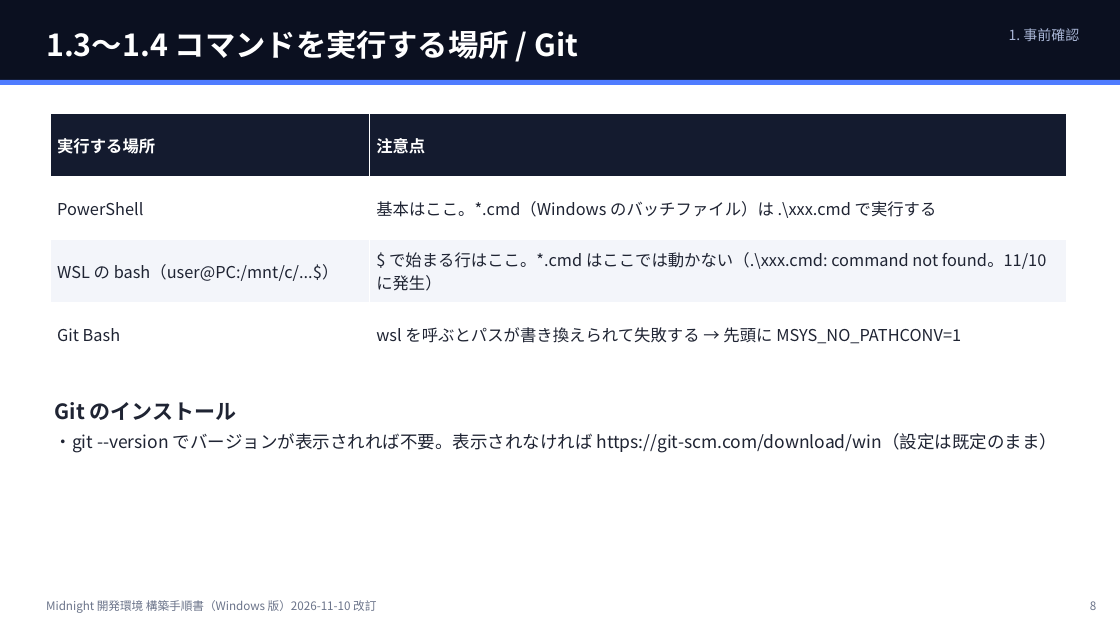
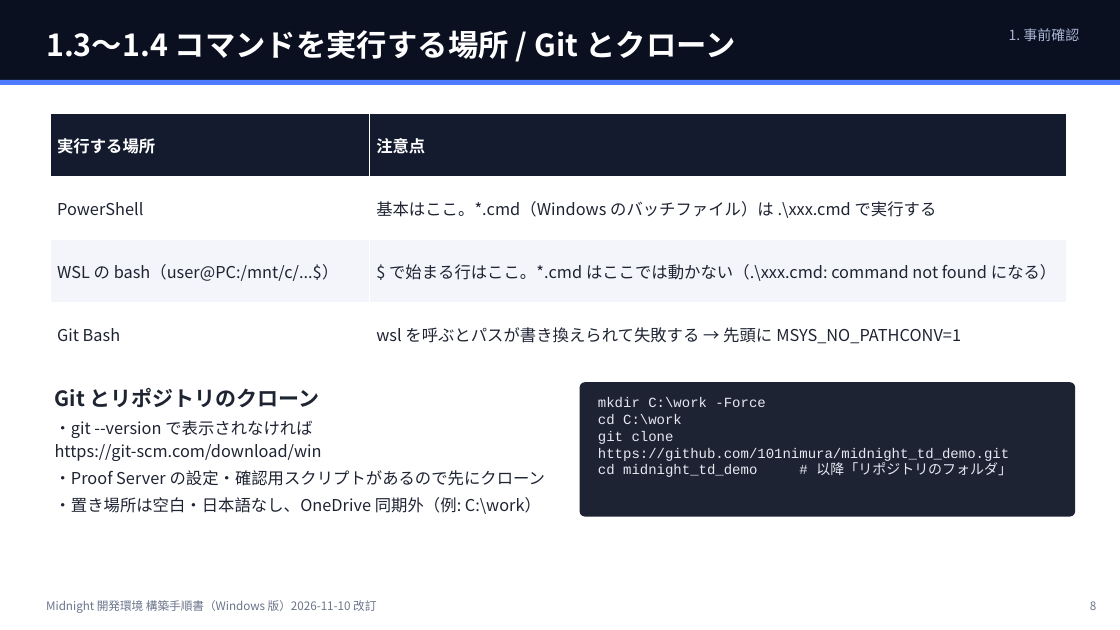
Before and after one commit to 101nimura/midnight_td_demo, a slide deck: slide 8 of docs/SETUP.pptx. Drawn at 1120x630 pixels with LibreOffice and Linux fonts; fonts in the diff are those of the drawing. Boxes give left, top, right and bottom in pixels: in the first picture for what was removed or moved away, otherwise in the second. Text is boxed around its words. In the diff, an @@ line names an element or a change of style, - is before the commit and + after.

```diff
--- a/docs/SETUP.pptx
+++ b/docs/SETUP.pptx
@@ text at box(46, 30, 735, 59): text changed @@
-1.3〜1.4 コマンドを実行する場所 / Git
+1.3〜1.4 コマンドを実行する場所 / Git とクローン
@@ table at box(50, 113, 1067, 365) @@
-row 3, column 2: $ で始まる行はここ。*.cmd はここでは動かない（.\xxx.cmd: command not found。11/10 に発生）
+row 3, column 2: $ で始まる行はここ。*.cmd はここでは動かない（.\xxx.cmd: command not found になる）
@@ text at box(55, 388, 546, 514): text changed; size 15 to 14 pt @@
-Git のインストール
-・git --version でバージョンが表示されれば不要。表示されなければ https://git-scm.com/download/win（設定は既定のまま）
+Git とリポジトリのクローン
+・git --version で表示されなければ https://git-scm.com/download/win
+・Proof Server の設定・確認用スクリプトがあるので先にクローン
+・置き場所は空白・日本語なし、OneDrive 同期外（例: C:\work）
@@ rounded rectangle added at box(580, 382, 1075, 517), fill #1E2333, 12 pt, text #E6E9F2 @@
+mkdir C:\work -Force
+cd C:\work
+git clone https://github.com/101nimura/midnight_td_demo.git
+cd midnight_td_demo # 以降「リポジトリのフォルダ」
```
Also in this commit, not shown: 14 other slides changed, 2 other files.
